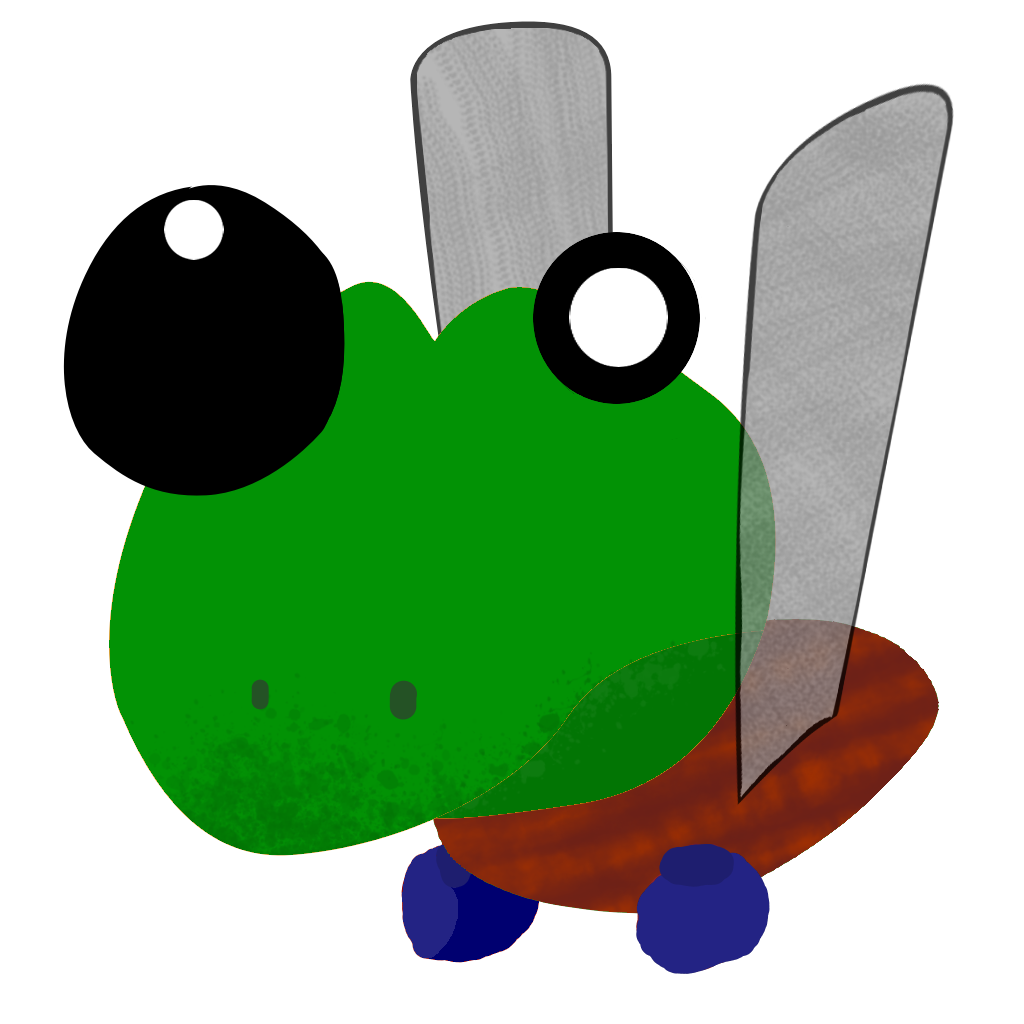
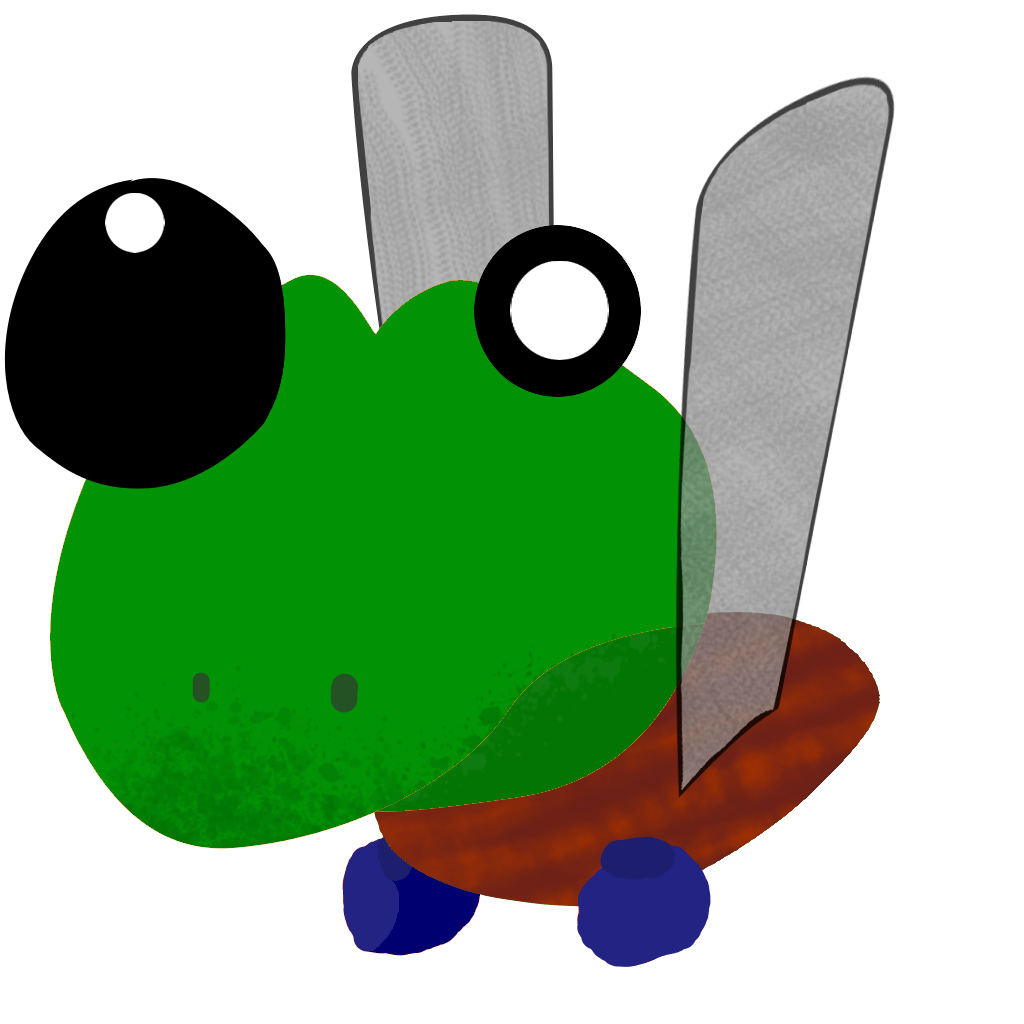
Two versions of the same layered image (1024 × 1024). Layer-by-layer changes:
painted on "right wing" over [619,76,954,868]
painted on "left pupil" over [55,178,242,311]
painted on "right pupil" over [204,244,711,763]
painted on "Outer Eyes" over [4,121,768,576]
painted on "skull" over [5,249,832,960]
painted on "mouth" over [325,569,768,896]
painted on "left wing" over [325,14,640,832]
painted on "right hand" over [517,825,832,974]
painted on "body" (1st of 2, in "New Bilo") over [50,569,939,974]
painted on "left hand" over [325,761,576,963]
